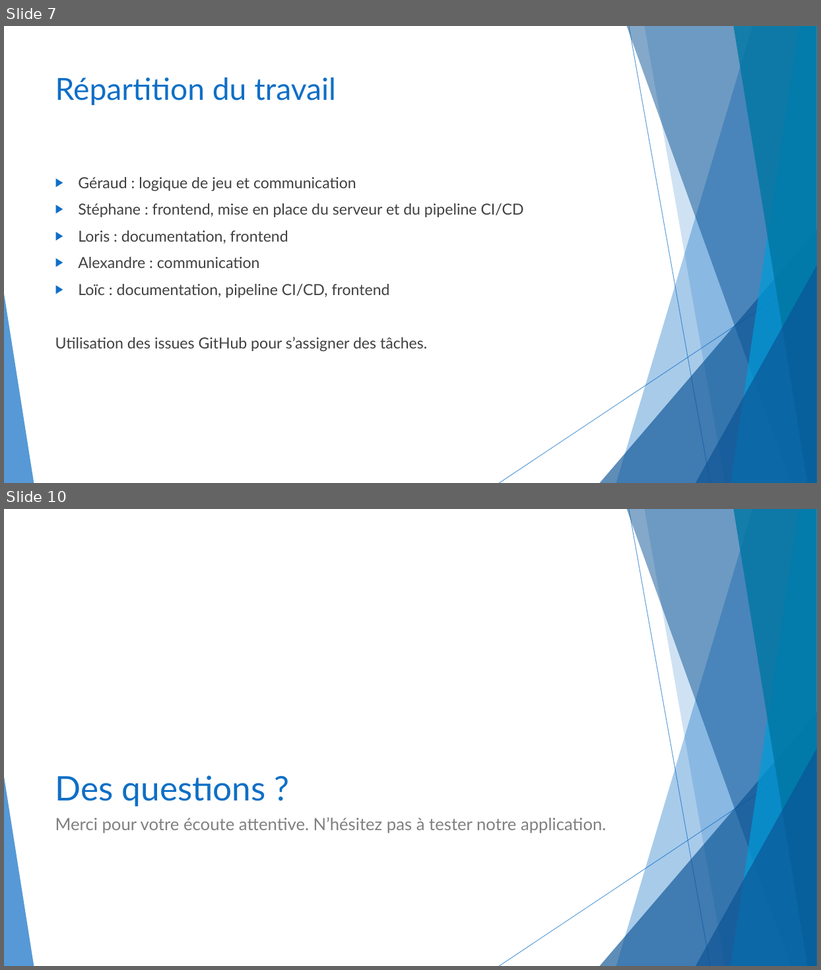
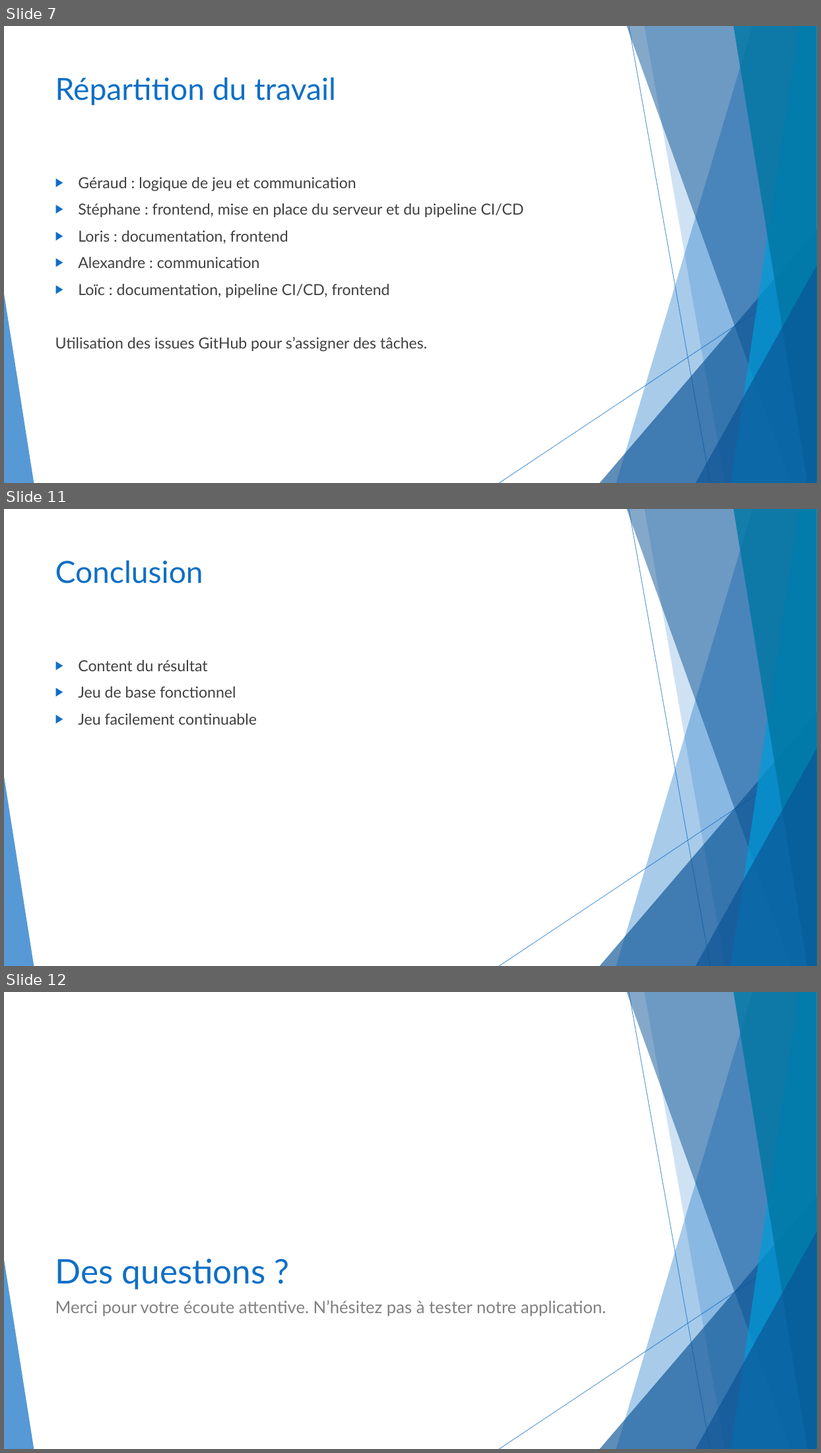
Before and after one commit to CeKonVeu/KingSkullClassicOnline, a slide deck: doc/King Skull Classic Online.pptx. Shown one above the other, each under a label of ours: slides 7 and 10 before the commit, slides 7, 11 and 12 after it; the slides between them are not shown. The pictures are 821x970 and 821x1453 pixels, drawn with LibreOffice and Linux fonts; fonts in the diff are those of the drawing. Boxes give left, top, right and bottom in pixels: in the first picture for what was removed or moved away, otherwise in the second. Text is boxed around its words. In the diff, an @@ line names an element or a change of style, - is before the commit and + after.

```diff
--- a/doc/King Skull Classic Online.pptx
+++ b/doc/King Skull Classic Online.pptx
@@ slide 11 added at box(4, 509, 817, 966), background #FFFFFF; not listed: 10 template elements that a slide beside it also shows @@
@@ title added at box(55, 560, 203, 584), 36 pt, text #0F6FC6 @@
+Conclusion
@@ text added at box(78, 660, 257, 725), 18 pt, text #404040 @@
+▶ Content du résultat
+▶ Jeu de base fonctionnel
+▶ Jeu facilement continuable
@@ what was slide 10 is now slide 12 @@
```
Also in this commit, not shown: 4 slides changed, 1 other slide added.
